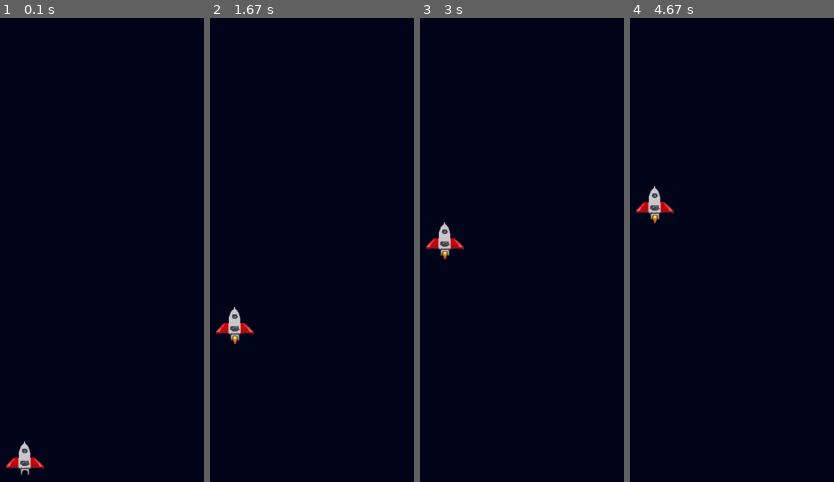
Above: before the commit, frames 1-4 (left to right).
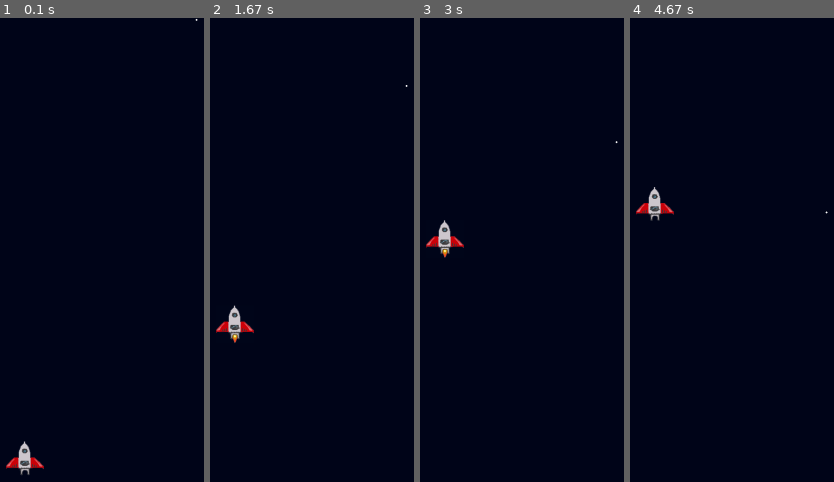
Above: after the commit, the same moments.

Repository: MicaelaEdith/spacecraftGame-pygame
Game: pygame game, started from main.py
The game is run twice, just before and just after one commit, with the same random seed, the same clock (stepped at 60 frames per second) and the same inputs.
Inputs:
- Up to frame 1 (0.1 s): no input
- Up to frame 2 (1.67 s): hold Up 0.33-0.8 s; hold Up 0.83-1.2 s; hold Up 1.23-1.53 s; hold Up from 1.57 s (still down)
- Up to frame 3 (3 s): release Up at 1.93 s; hold Up 1.97-2.27 s; hold Up 2.3-2.67 s; hold Up from 2.7 s (still down)
- Up to frame 4 (4.67 s): release Up at 3 s; hold Up 3.03-3.4 s; hold Up 3.43-3.73 s; hold Up 3.77-4.13 s; hold Up 4.17-4.47 s; hold Up from 4.5 s (still down)

The runs differ from the first frame. In frame 1, less than 0.1% of the frame differs, in the area x 95-98%, y 0-1%; in frame 2, 0.4%; in frame 3, 0.5%, in the area x 2-98%, y 26-53%; in frame 4, 0.3%.

Commit message:
add moveP

Diff:
--- a/main.py
+++ b/main.py
@@ -2,6 +2,7 @@
 import sys
 import os
 from playerController import Player
+from world import Starts
 
 pygame.init()
 
@@ -24,6 +25,7 @@
 pygame.display.set_caption("Juego")
 
 player=Player(xPosition,yPosition,screenHeight)
+starts=Starts(screenWidth)
 
 while True:
     for event in pygame.event.get():
@@ -39,6 +41,7 @@
     display.fill(blue)
     player.movePlayer(event)
     player.drawPlayer(display)
+    starts.drawStart(display, white, screenHeight)
 
     pygame.display.flip()
     clock.tick(60)
--- a/playerController.py
+++ b/playerController.py
@@ -21,6 +21,7 @@
         self.keyDownCount=0
         self.maxYPosition=screenHeight-(screenHeight/1.5)
         self.slowArea=self.maxYPosition+(self.maxYPosition/2)
+        self.up=False
 
     def setPlayer(self, name):
         self.name=name
@@ -31,24 +32,36 @@
             self.keyDownCount+=1.5
             if event.key==pygame.K_LEFT:
                 self.xPosition-=4
+            if event.key==pygame.K_LEFT and event.key==pygame.K_UP and self.yPosition>self.maxYPosition:
+                self.xPosition-=4
+                self.up=True
             if event.key==pygame.K_RIGHT:
                 self.xPosition+=4
+            if event.key==pygame.K_RIGHT and event.key==pygame.K_UP and self.yPosition>self.maxYPosition:
+                self.xPosition+=4
+                self.up=True
             if event.key==pygame.K_UP and self.yPosition>self.maxYPosition:
-                if(self.yPosition<self.slowArea):
-                    self.yPosition-=2
-                else:
-                    self.yPosition-=4
+                self.up=True
 
             if event.key==pygame.K_DOWN:
-                self.yPosition+=2
+                self.keyDownCount=0
+                self.yPosition+=1.5
 
 
         if event.type==pygame.KEYUP:
+            if event.key==pygame.K_UP:
+                self.up=False
+
+        if(self.up and self.yPosition>self.maxYPosition):
+            if(self.yPosition<self.slowArea):
+                self.yPosition-=2
+            else:
+                self.yPosition-=4
+
+        else:
             self.keyDownCount=0
-            if event.key==pygame.K_UP:
-                if(self.yPosition<self.yPositionInit):
-                    self.yPosition+=1.5
-
+            if(self.yPosition<self.yPositionInit):
+                self.yPosition+=1
 
     def drawPlayer(self, display):
         if(self.keyDownCount==0):
--- /dev/null
+++ b/world.py
@@ -0,0 +1,17 @@
+import pygame, random
+
+class Starts():
+    def __init__(self, screenW):
+        self.screenW=screenW
+        self.xPosition=random.randrange((self.screenW-(screenW+5)),(screenW-5))
+        self.yPosition=-5
+
+    def drawStart(self, display, color, screenH):
+        if(self.yPosition<screenH+5):
+            self.yPosition+=1.5
+        else:
+            self.xPosition=random.randrange((self.screenW-(self.screenW+5)),(self.screenW-5))
+            self.yPosition=screenH
+
+
+        pygame.draw.circle(display, color, (self.xPosition, self.yPosition),2)
